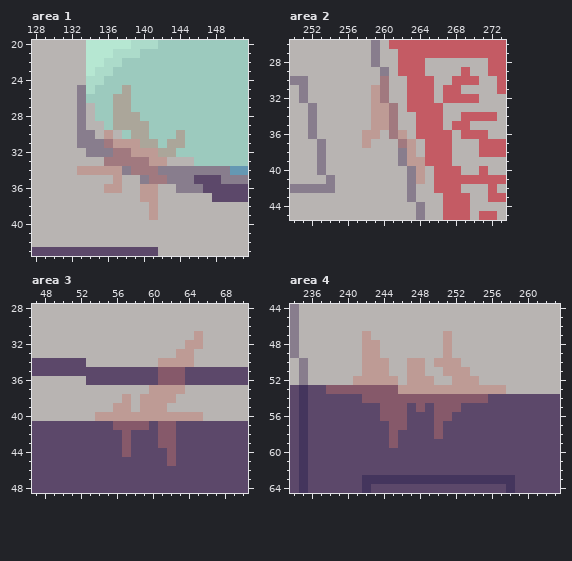
One commit to this pixel-art file: __aseprite__/spaceship.aseprite. Above is the file before it was changed.
320x162 pixels, 1 frame. Colours within 5 levels of each other are drawn and written as one. Shown: area 1: x 128..151, y 20..43; area 2: x 250..273, y 26..45; area 3: x 47..70, y 28..48; area 4: x 234..263, y 44..64. The commit also changed other parts of the picture, which this record leaves out.
New version:
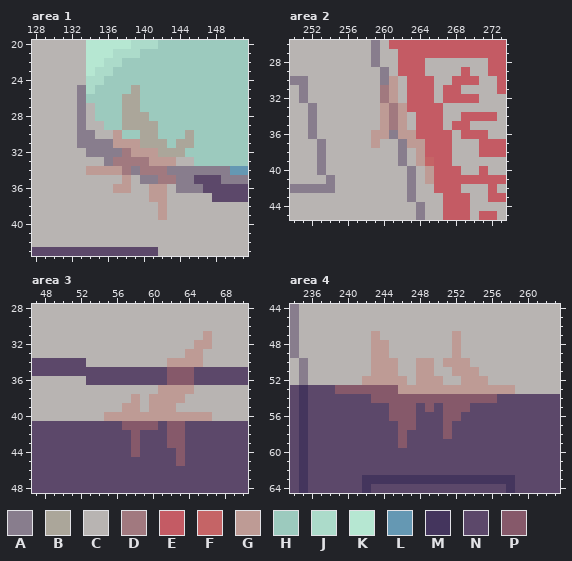
Palette (. is transparent): A #887d8d  B #aba69a  C #b8b4b2  D #a1797f  E #c45b64  F #c56466  G #be9b95  H #9ccabe  J #acdbca  K #b6e7d2  L #6598b3  M #44355d  N #5c486a  P #86596a
The edit:
Area 1, layer "Layer 8":
Colour A replaces colour D in row 31 at x 136; in row 32 at x 137; in row 33 at x 136; in row 34 at x 139; in row 35 at x 141.
Colour B replaces colour H in rows 25 to 27 at x 139; in row 28 at x 140; in row 29 at x 141; in row 30 at x 141 and 145; in row 31 at x 142 and 145; in row 32 at x 144.
Colour C replaces colour G in row 30 at x 136; in row 34 at x 133; in row 35 at x 137; in row 36 at x 136 and 140; in row 37 at x 140; in rows 38 to 39 at x 141.
Colour D replaces colour A in row 34 at x 138 and 142; in row 35 at x 143.
Colour G replaces colour C in row 30 at x 137; in row 33 at x 143; in row 35 at x 138; in row 36 at x 138 and 142; in rows 37 to 39 at x 142.
Colour H replaces colour B in row 25 at x 138; in rows 26 to 29 at x 137; in row 30 at x 139 and 144; in row 31 at x 143.
Area 2, layer "Layer 8":
Colour A replaces colour D in row 30 at x 260; in row 36 at x 261; in row 37 at x 262.
Colour C replaces colour G in rows 31 to 35 at x 259; in rows 36 to 37 at x 258; in rows 38 to 39 at x 263; in rows 40 to 41 at x 264.
Colour F replaces colour E in row 39 at x 265.
Colour G replaces colour C in rows 30 to 32 at x 261; in rows 33 to 35 at x 262; in row 36 at x 260 and 263; in row 37 at x 259 and 264; in row 38 at x 264; in rows 40 to 41 at x 265.
Area 3, layer "Layer 8":
Colour C replaces colour G in row 31 at x 65; in row 32 at x 64; in row 33 at x 63; in row 34 at x 61; in row 37 at x 60; in row 38 at x 57 and 59.
Colour C replaces colour G in row 39 at x 56 and 59; in row 40 at x 54.
Colour G replaces colour C in rows 31 to 32 at x 66; in rows 33 to 34 at x 65; in row 37 at x 64; in row 38 at x 58 and 63; in row 39 at x 58 and 62; in row 40 at x 66.
Colour N replaces colour P in rows 35 to 36 at x 61; in row 41 at x 56 and 61; in rows 42 to 43 at x 57 and 61; in row 44 at x 57 and 62; in row 45 at x 62.
Colour P replaces colour N in rows 35 to 36 at x 64; in row 41 at x 60 and 63; in rows 42 to 44 at x 58 and 63; in row 45 at x 63.
Area 4, layer "Layer 8":
Colour C replaces colour G in rows 47 to 49 at x 242 and 251; in row 50 at x 242, 247 and 250; in row 51 at x 242, 247 and 251; in row 52 at x 241, 247 and 252.
Colour G replaces colour C in row 47 at x 243 and 252; in rows 48 to 49 at x 244 and 252; in row 50 at x 245, 249 and 253; in row 51 at x 245, 249 and 254; in row 52 at x 246, 250 and 255; in row 53 at x 258.
Colour N replaces colour P in row 53 at x 238; in row 54 at x 242; in row 55 at x 244, 248 and 250; in row 56 at x 244 and 250; in rows 57 to 58 at x 245 and 250; in row 59 at x 245.
Colour P replaces colour N in row 54 at x 256; in row 55 at x 247, 249 and 253; in row 56 at x 247 and 252; in row 57 at x 247 and 251; in row 58 at x 246 and 251; in row 59 at x 246.
